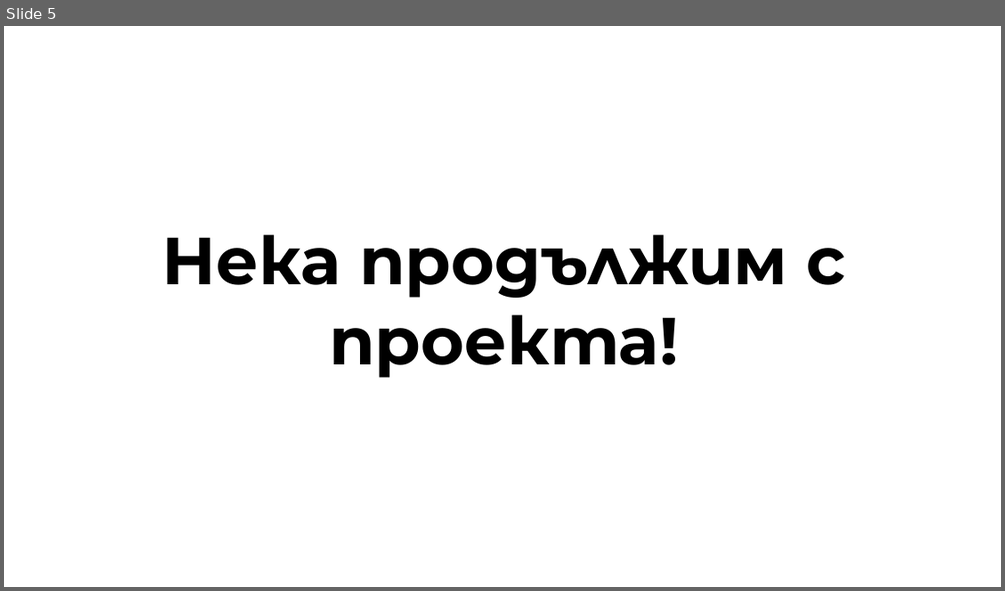
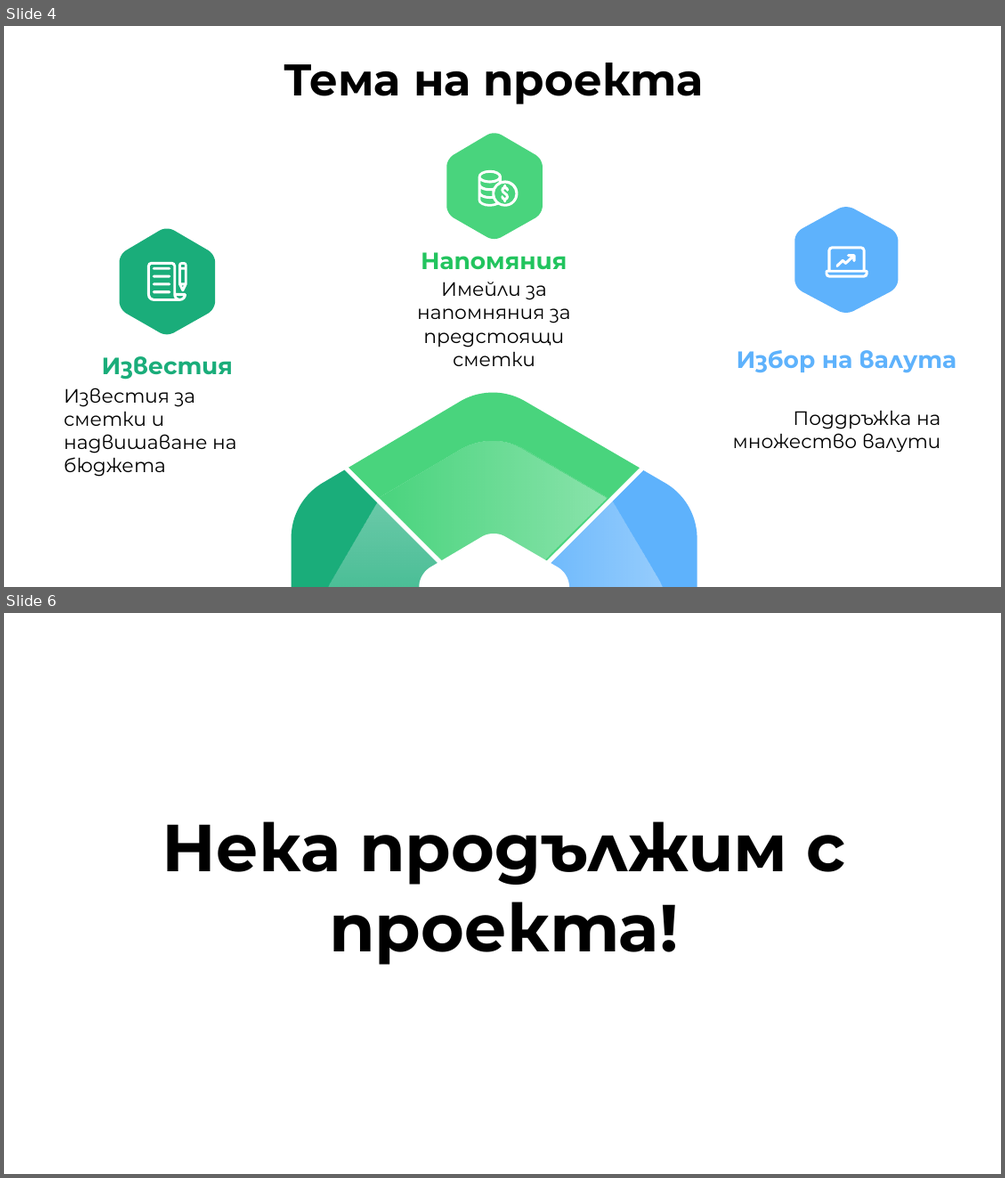
Before and after one commit to KKDinev20/Zira-2.0, a slide deck: documents/Zira - Presentation.pptx. Shown one above the other, each under a label of ours: slide 5 before the commit, slides 4 and 6 after it; the slides between them are not shown. The pictures are 1005x591 and 1005x1178 pixels, drawn with LibreOffice and Linux fonts; fonts in the diff are those of the drawing. Boxes give left, top, right and bottom in pixels: in the first picture for what was removed or moved away, otherwise in the second. Text is boxed around its words. In the diff, an @@ line names an element or a change of style, - is before the commit and + after.

```diff
--- a/documents/Zira - Presentation.pptx
+++ b/documents/Zira - Presentation.pptx
@@ slide 4 added at bbox=[4, 26, 1001, 587], background #FFFFFF @@
@@ text added at bbox=[283, 62, 704, 104], 32 pt, text #000000, bold @@
+Тема на проекта
@@ freeform shape added at bbox=[446, 133, 542, 239], fill #49D47D @@
@@ freeform shape added at bbox=[477, 169, 518, 207], fill #FFFFFF @@
@@ freeform shape added at bbox=[502, 184, 510, 203], fill #FFFFFF @@
@@ text added at bbox=[421, 252, 566, 269], 17 pt, text #22C45E, bold @@
+Напомяния
@@ text added at bbox=[417, 281, 570, 366], 14 pt, text #000000 @@
+Имейли за напомняния за предстоящи сметки
@@ group added at bbox=[102, 228, 233, 379]: 7 freeform shapes, 1 text @@
+Известия
@@ group added at bbox=[736, 207, 956, 373]: 3 freeform shapes, 1 text @@
+Избор на валута
@@ text added at bbox=[64, 387, 236, 476], 14 pt, text #000000 @@
+Известия за сметки и надвишаване на бюджета
@@ freeform shape added at bbox=[349, 392, 640, 560], fill #49D47D @@
@@ text added at bbox=[733, 410, 940, 452], 14 pt, text #000000 @@
+Поддръжка на множество валути
@@ freeform shape added at bbox=[376, 440, 606, 587], fill gradient #FFFFFF @@
@@ freeform shape added at bbox=[379, 441, 609, 587], fill #49D47D @@
@@ freeform shape added at bbox=[291, 469, 491, 587], fill #1AAD7A @@
@@ freeform shape added at bbox=[497, 471, 696, 587], fill #5EB2FC @@
@@ freeform shape added at bbox=[322, 499, 494, 587], fill gradient #FFFFFF @@
@@ freeform shape added at bbox=[379, 498, 494, 587], fill #FFFFFF @@
@@ freeform shape added at bbox=[494, 498, 667, 587], fill gradient #FFFFFF @@
@@ freeform shape added at bbox=[419, 533, 569, 587], fill #FFFFFF @@
@@ what was slide 5 is now slide 6 @@
```
Also in this commit, not shown: 4 slides changed, 18 other files.
